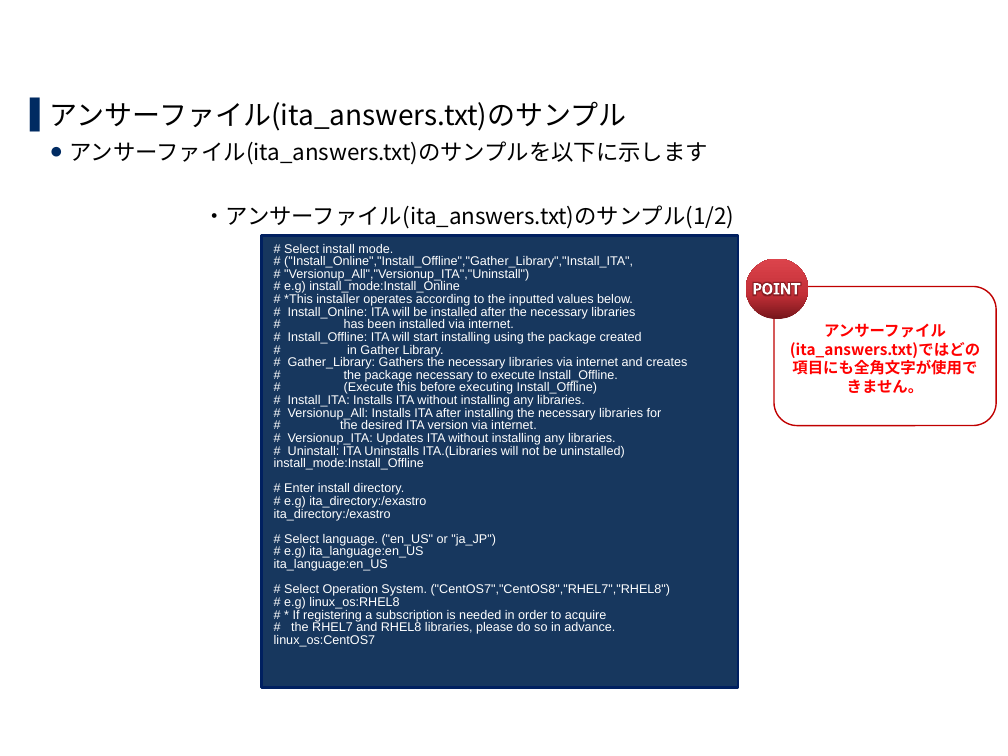
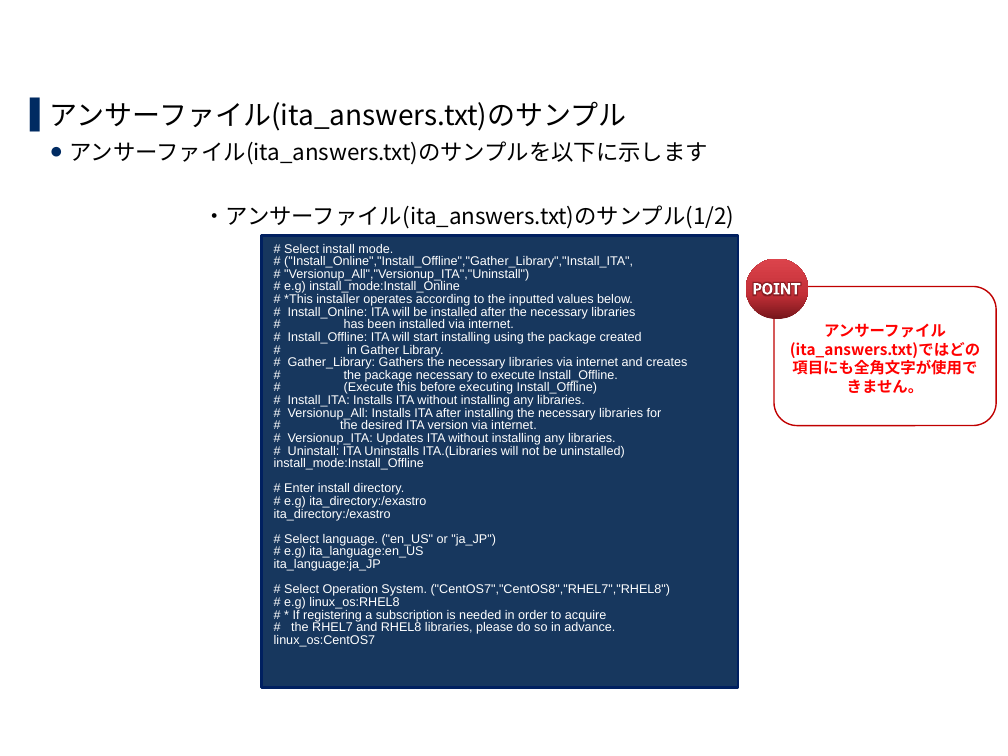
Before and after one commit to exastro-suite/it-automation-docs, a slide deck: slide 22 of asset/Learn_ja/ITA-offline-install_ja.pptx. Drawn at 1008x756 pixels with LibreOffice and Linux fonts; fonts in the diff are those of the drawing; background and template pictures are left out. Boxes give left, top, right and bottom in pixels: in the first picture for what was removed or moved away, otherwise in the second. Text is boxed around its words. In the diff, an @@ line names an element or a change of style, - is before the commit and + after.

```diff
--- a/asset/Learn_ja/ITA-offline-install_ja.pptx
+++ b/asset/Learn_ja/ITA-offline-install_ja.pptx
@@ text in rectangle at box(274, 559, 381, 571): text changed @@
-ita_language:en_US
+ita_language:ja_JP
```
Also in this commit, not shown: 9 other slides changed, 21 other files.
